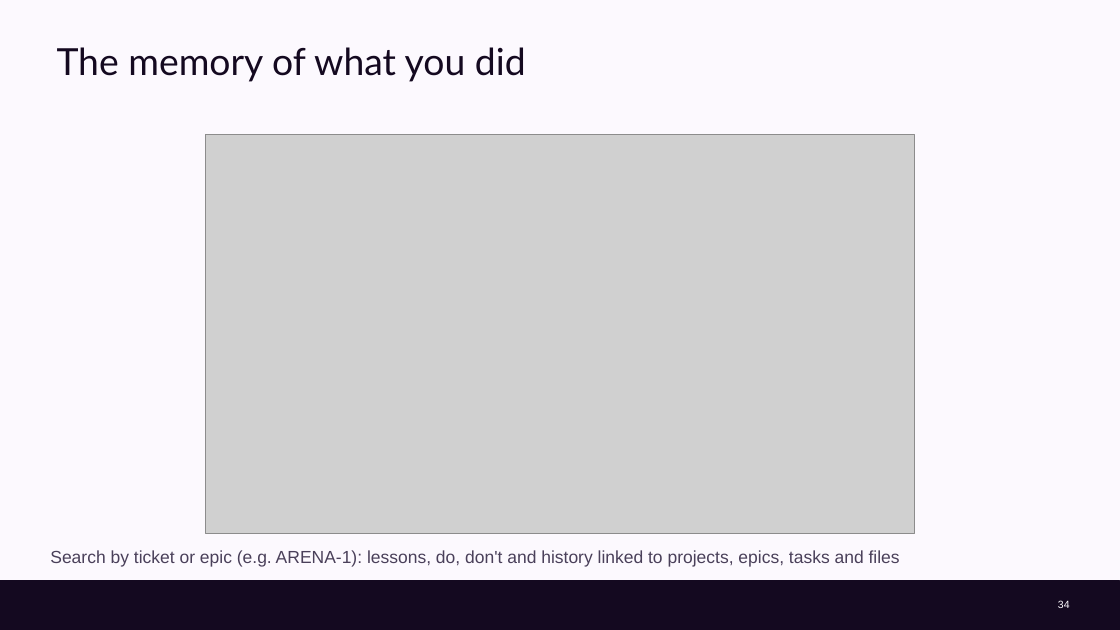
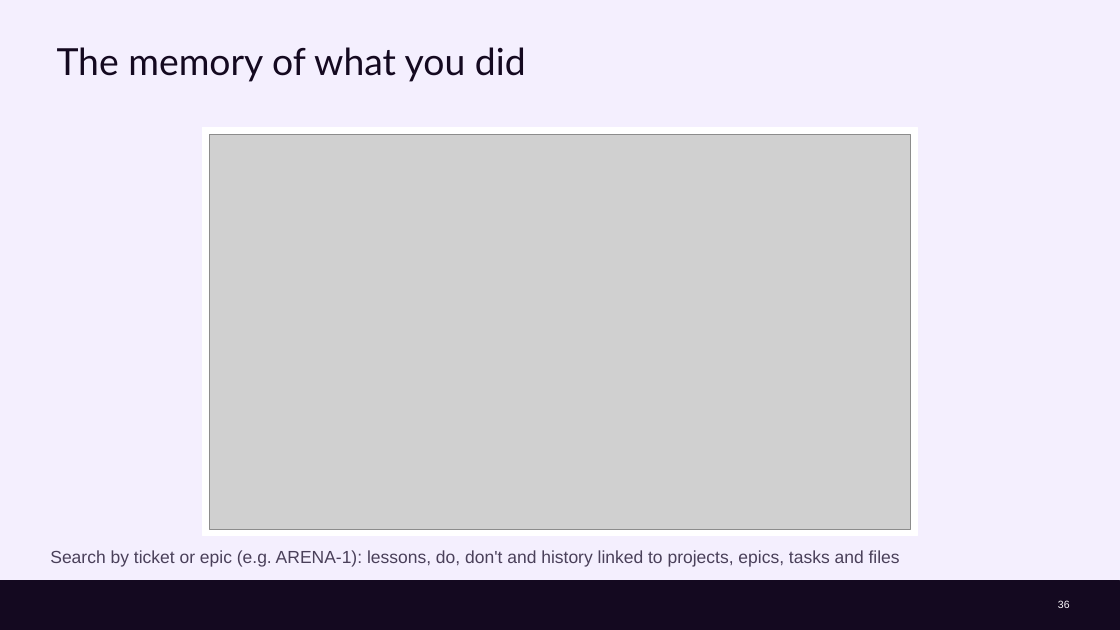
Before and after one commit to cx-guilherme-pinto/workshop-claude, a slide deck: slide 36 of slides/workshop.en.pptx (slide 34 before the commit). Drawn at 1120x630 pixels with LibreOffice and Linux fonts; fonts in the diff are those of the drawing; grey boxes stand for pictures; background and template pictures are left out. Boxes give left, top, right and bottom in pixels: in the first picture for what was removed or moved away, otherwise in the second. Text is boxed around its words. In the diff, an @@ line names an element or a change of style, - is before the commit and + after.

```diff
--- a/slides/workshop.en.pptx
+++ b/slides/workshop.en.pptx
@@ background #FCF9FE to #F4EFFE @@
@@ rectangle added at box(202, 128, 918, 536), fill #FFFFFF, outline #FFFFFF 1 pt @@
@@ picture: place and size @@
-picture at box(205, 134, 914, 534)
+picture at box(209, 134, 912, 529)
@@ page number at box(1058, 600, 1070, 608): text changed @@
-34
+36
```
Also in this commit, not shown: 41 other slides changed, 1 slide added, 16 other files.
